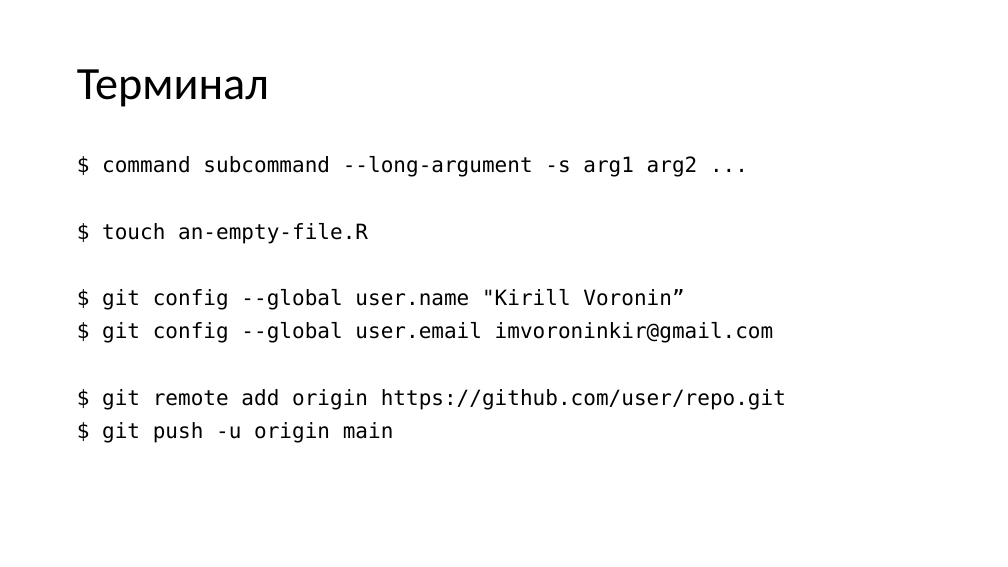
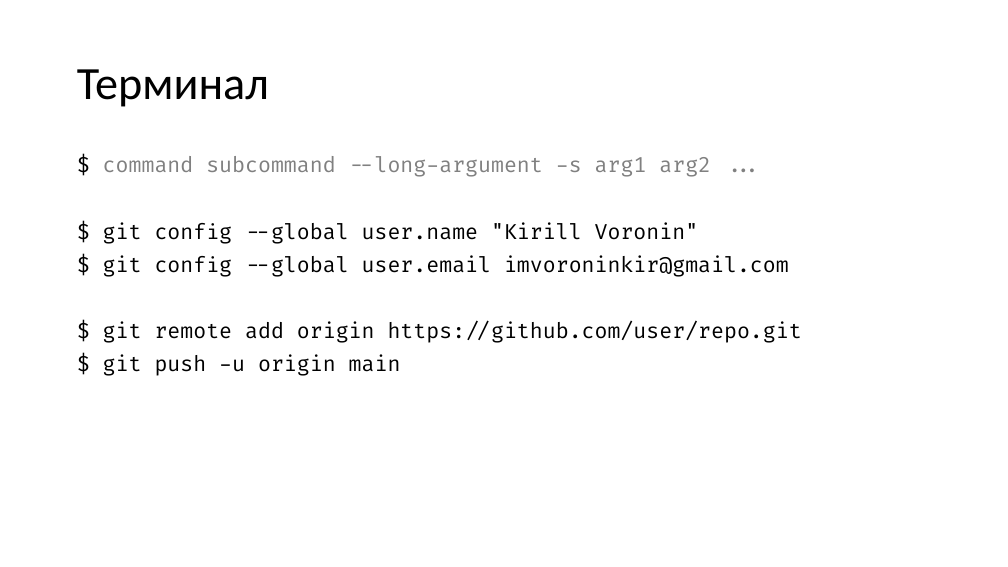
Before and after one commit to yoursdearboy/git-101, a slide deck: slide 41 of slides.pptx (slide 12 before the commit). Drawn at 1008x567 pixels with LibreOffice and Linux fonts; fonts in the diff are those of the drawing. Boxes give left, top, right and bottom in pixels: in the first picture for what was removed or moved away, otherwise in the second. Text is boxed around its words. In the diff, an @@ line names an element or a change of style, - is before the commit and + after.

```diff
--- a/slides.pptx
+++ b/slides.pptx
@@ text at (103, 156, 802, 376): font DejaVu Sans Mono to Fira Code in "$ command subcommand --long-argument -s arg1 arg2 ...", "$ git config --global user.email imvoroninkir@gmail.com", "$ git remote add origin https://github.com/user/repo.git", "$ git push -u origin main"; text colour #000000 to #808080 in "command subcommand --long-argument -s arg1 arg2 ..." @@
@@ text at (103, 222, 699, 244): text changed; font DejaVu Sans Mono to Fira Code @@
-$ touch an-empty-file.R
-$ git config --global user.name "Kirill Voronin”
+$ git config --global user.name "Kirill Voronin"
```
Also in this commit, not shown: 36 other slides changed, 20 slides added, 11 slides removed, 2 other files.
